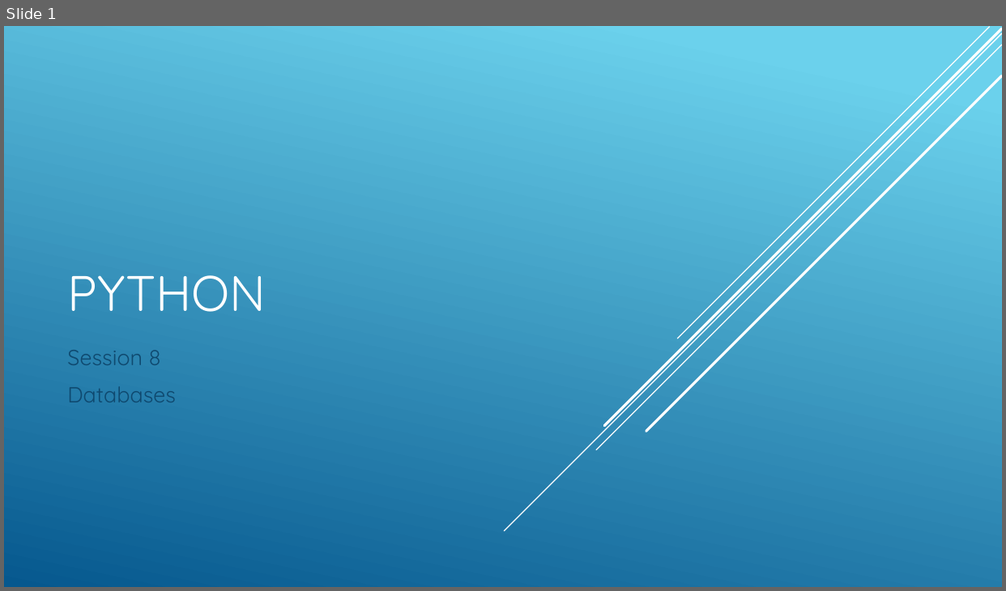
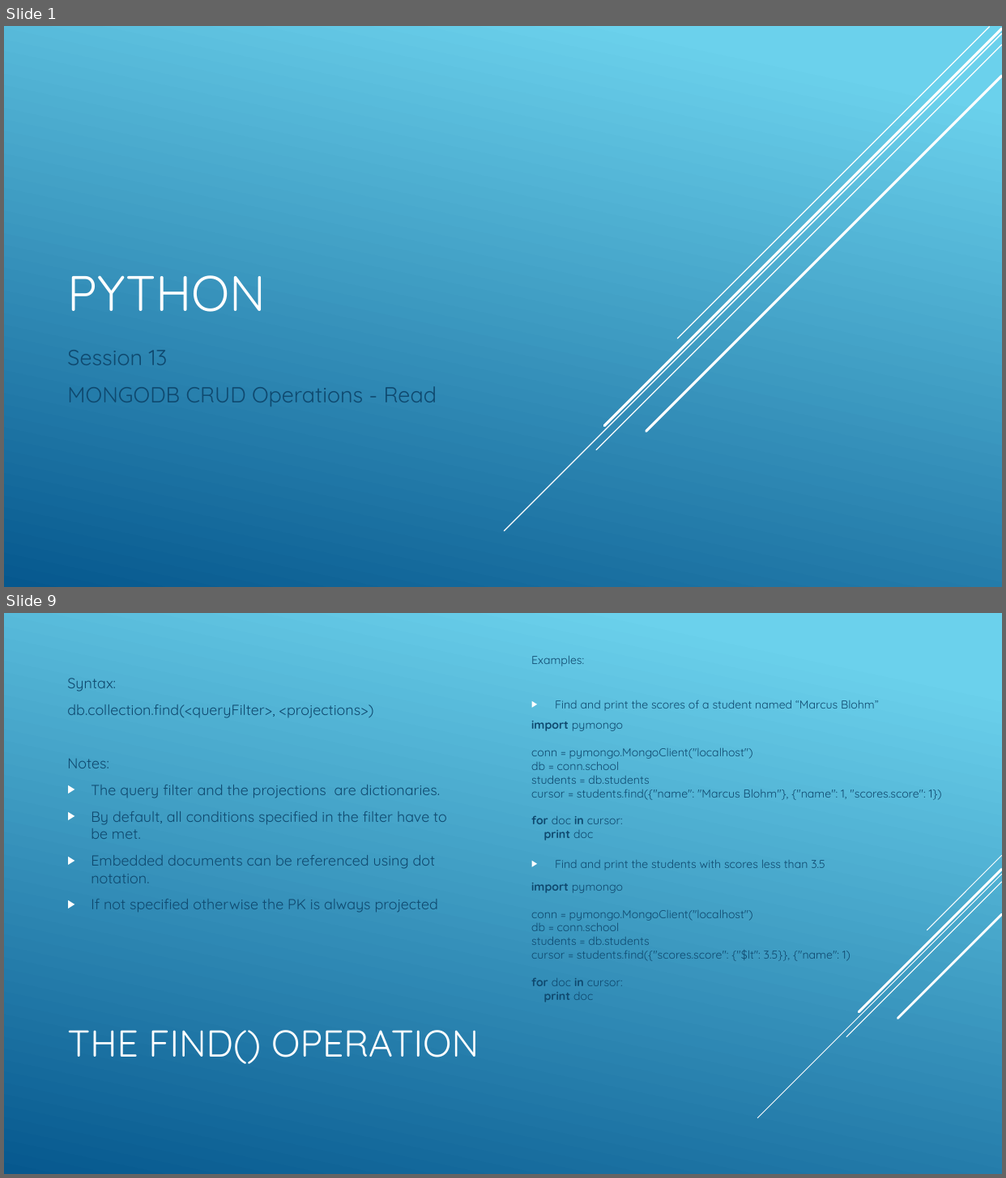
Before and after one commit to cabarca01/PythonDojo, a slide deck: slides/klasse13.pptx. Shown one above the other, each under a label of ours: slide 1 before the commit, slides 1 and 9 after it; the slides between them are not shown. The pictures are 1006x591 and 1006x1178 pixels, drawn with LibreOffice and Linux fonts; fonts in the diff are those of the drawing. Boxes give left, top, right and bottom in pixels: in the first picture for what was removed or moved away, otherwise in the second. Text is boxed around its words. In the diff, an @@ line names an element or a change of style, - is before the commit and + after.

Commit message:
Lesson 13: MongoDB - Read Operations part 1

```diff
--- a/slides/klasse13.pptx
+++ b/slides/klasse13.pptx
@@ slide 9 added at (4,613,1002,1174), background gradient #6ED2EB to #06588E @@
@@ text added at (531,656,942,1003), 11 pt, text #0F496F @@
+Examples:
+▶ Find and print the scores of a student named “Marcus Blohm”
+import pymongo
+conn = pymongo.MongoClient("localhost")
+db = conn.school
+students = db.students
+cursor = students.find({"name": "Marcus Blohm"}, {"name": 1, "scores.score": 1})
+for doc in cursor:
+print doc
+▶ Find and print the students with scores less than 3.5
+import pymongo
+conn = pymongo.MongoClient("localhost")
+db = conn.school
+students = db.students
+cursor = students.find({"scores.score": {"$lt": 3.5}}, {"name": 1)
+for doc in cursor:
+print doc
@@ text added at (67,678,447,913), 14 pt, text #0F496F @@
+Syntax:
+db.collection.find(<queryFilter>, <projections>)
+Notes:
+▶ The query filter and the projections are dictionaries.
+▶ By default, all conditions specified in the filter have to be met.
+▶ Embedded documents can be referenced using dot notation.
+▶ If not specified otherwise the PK is always projected
@@ group added at (758,855,1002,1118): 5 lines @@
@@ title added at (67,1030,479,1064), 36 pt, text #FFFFFF @@
+THE FIND() OPERATION
@@ slide 1 changed as well @@
@@ subtitle at (67,350,437,407): text changed @@
-Session 8
-Databases
+Session 13
+MONGODB CRUD Operations - Read
```
Also in this commit, not shown: 12 other slides added, 3 slides removed, 14 other files.
